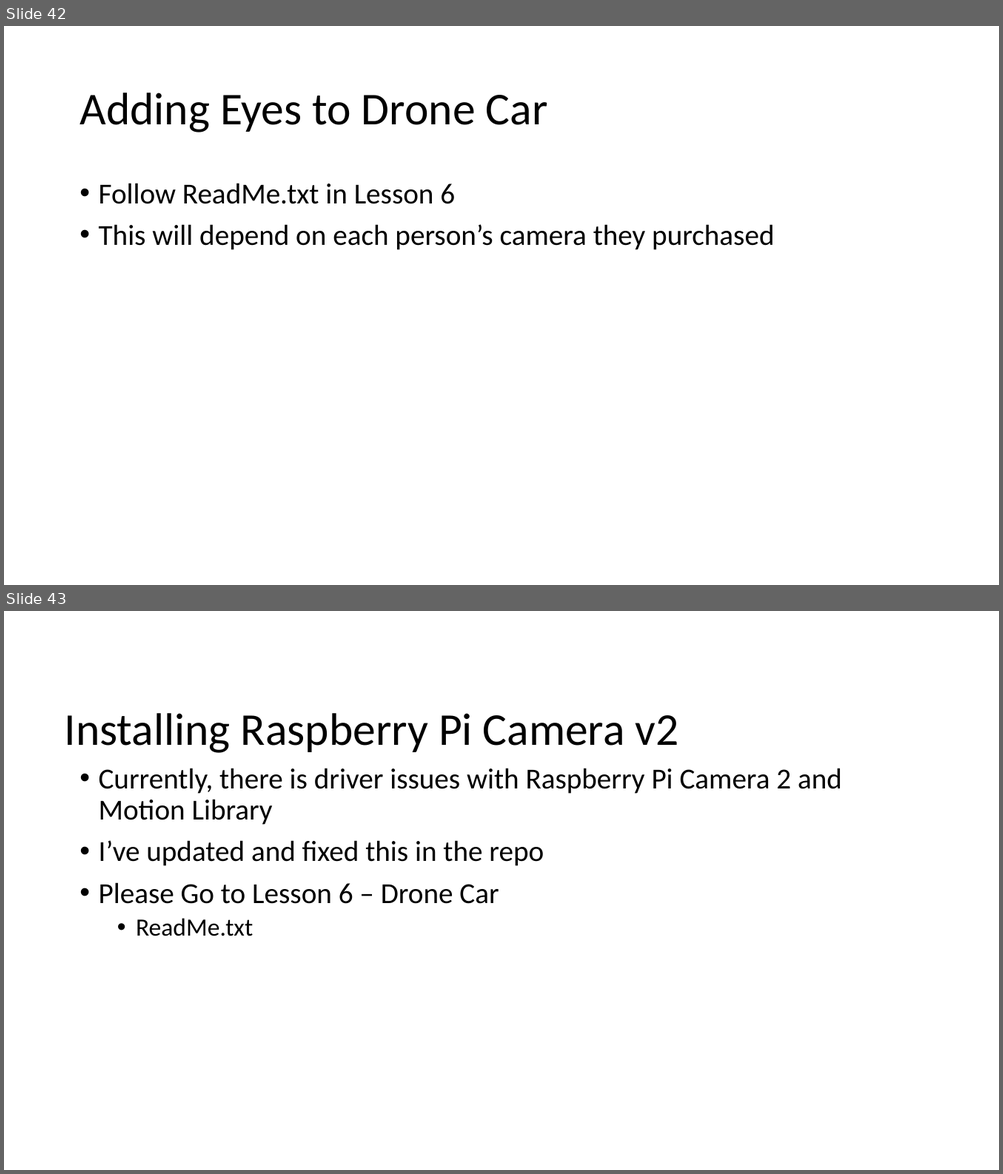
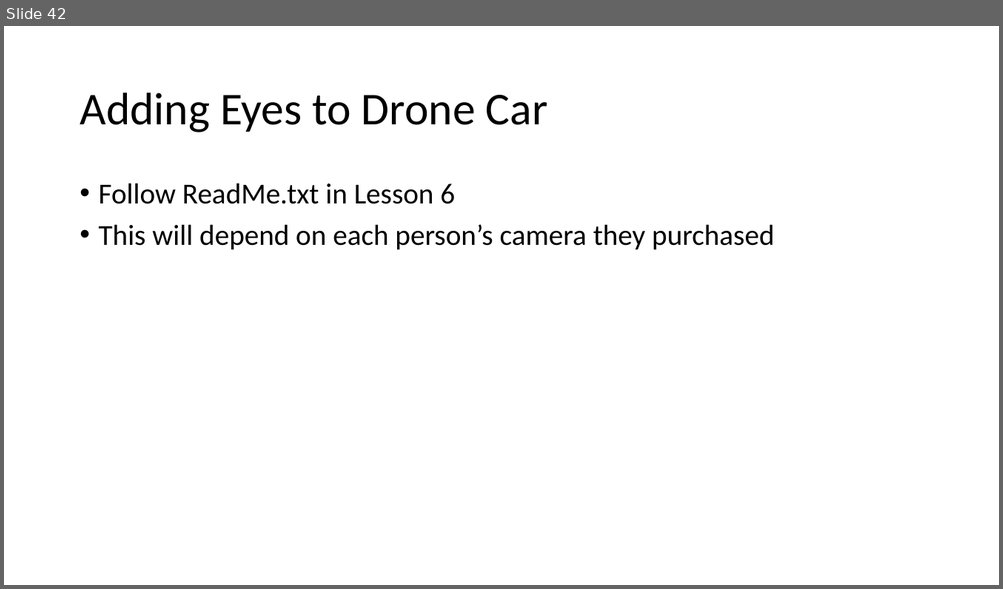
Before and after one commit to mluckenbill/philly-code-camp-2017-1, a slide deck: Philadelphia Code Camp.pptx. Shown one above the other, each under a label of ours: slides 42 and 43 before the commit, slide 42 after it. The pictures are 1003x1174 and 1003x589 pixels, drawn with LibreOffice and Linux fonts; fonts in the diff are those of the drawing. Boxes give left, top, right and bottom in pixels: in the first picture for what was removed or moved away, otherwise in the second. Text is boxed around its words. In the diff, an @@ line names an element or a change of style, - is before the commit and + after.

```diff
--- a/Philadelphia Code Camp.pptx
+++ b/Philadelphia Code Camp.pptx
@@ slide 43 removed at (x1=4, y1=611, x2=999, y2=1170), background #FFFFFF @@
@@ title removed at (x1=65, y1=713, x2=679, y2=753) @@
-Installing Raspberry Pi Camera v2
@@ text removed at (x1=99, y1=768, x2=842, y2=937) @@
-• Currently, there is driver issues with Raspberry Pi Camera 2 and Motion Library
-• I’ve updated and fixed this in the repo
-• Please Go to Lesson 6 – Drone Car
-  • ReadMe.txt
```
Also in this commit, not shown: 1 slide added, 2 other files.
